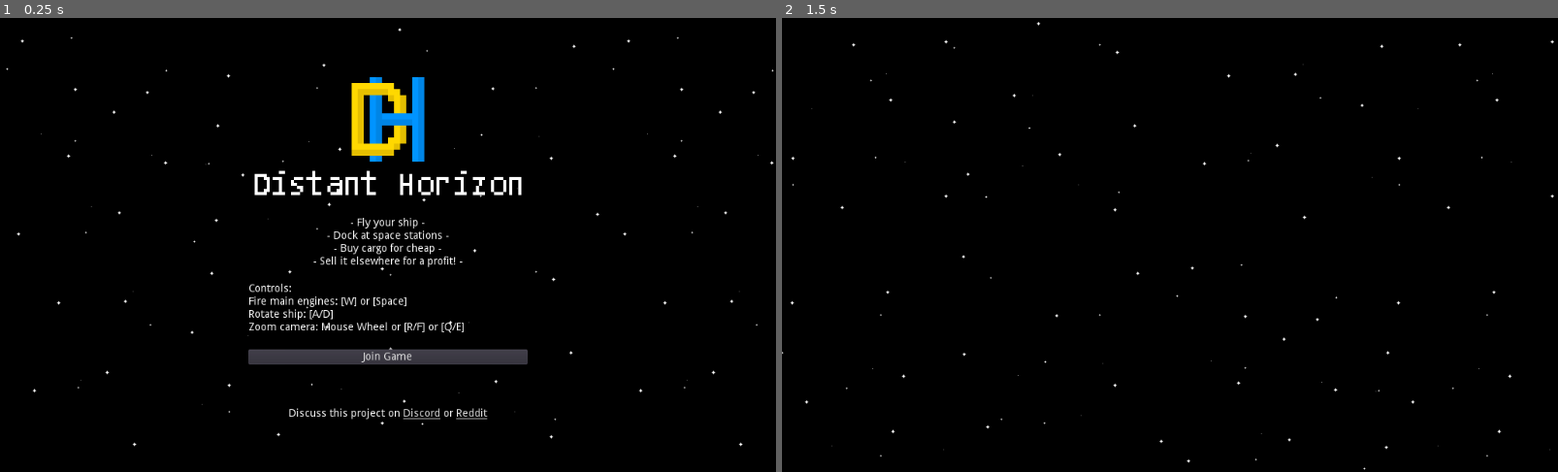
Above: before the commit, frames 1-2 (left to right).
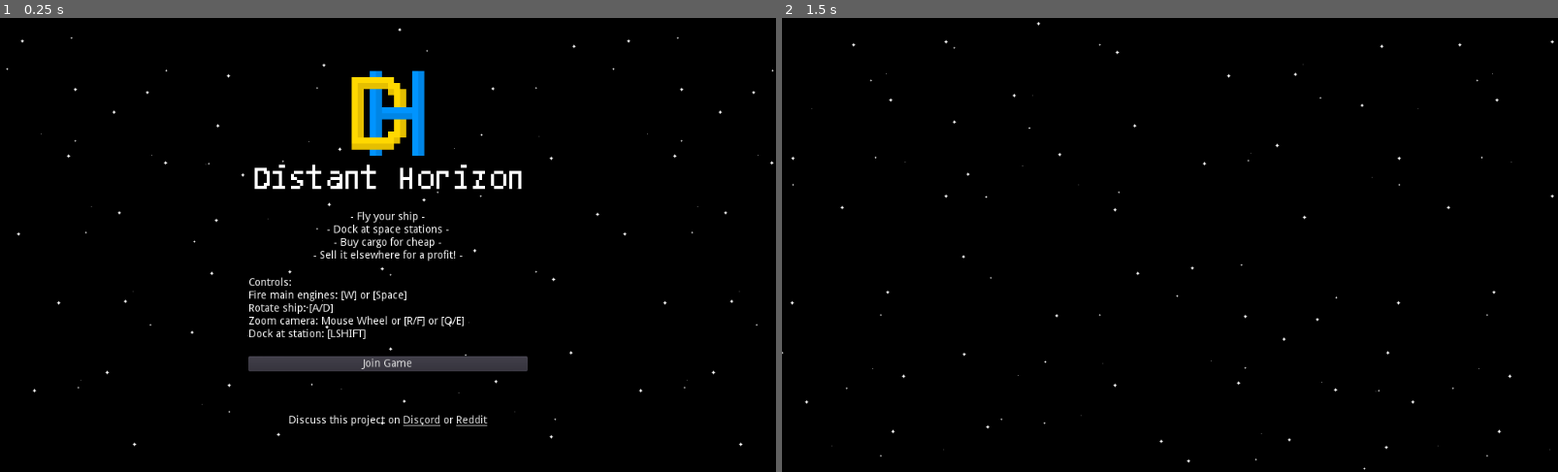
Above: after the commit, the same moments.

Repository: Dibujaron/DistantHorizonClient
Game: Godot game, scene res://WelcomeScene.tscn
The game is run twice, just before and just after one commit, with the same random seed, the same clock (stepped at 60 frames per second) and the same inputs.
Inputs (mouse positions are in pixels of both pictures, inside the frame that each line leads up to):
- Up to frame 1 (0.25 s): no input
- Up to frame 2 (1.5 s): tap Enter at 0.5 s; move the mouse to (1340, 222) at 0.52 s; click (1340, 222) at 0.67 s; click "Join Game" at 1.25 s

The runs differ from the first frame. In frame 1, 5.3% of the frame differs, in the area x 32-68%, y 11-90%; in frame 2, nothing differs.

Commit message:
Added docking instructions to welcome screen

Diff:
--- a/WelcomeScreen.tscn
+++ b/WelcomeScreen.tscn
@@ -13,7 +13,7 @@
 
 [node name="VBoxContainer" type="VBoxContainer" parent="."]
 margin_right = 368.0
-margin_bottom = 460.0
+margin_bottom = 477.0
 
 [node name="HBoxContainer" type="HBoxContainer" parent="VBoxContainer"]
 margin_right = 368.0
@@ -53,49 +53,50 @@
 [node name="Controls" type="Label" parent="VBoxContainer"]
 margin_top = 281.0
 margin_right = 368.0
-margin_bottom = 346.0
+margin_bottom = 363.0
 text = "Controls:
 Fire main engines: [W] or [Space]
 Rotate ship: [A/D]
-Zoom camera: Mouse Wheel or [R/F] or [Q/E]"
+Zoom camera: Mouse Wheel or [R/F] or [Q/E]
+Dock at station: [LSHIFT]"
 
 [node name="Spacer3" type="Label" parent="VBoxContainer"]
-margin_top = 350.0
+margin_top = 367.0
 margin_right = 368.0
-margin_bottom = 364.0
+margin_bottom = 381.0
 align = 1
 
 [node name="JoinButton" type="Button" parent="VBoxContainer"]
-margin_top = 368.0
+margin_top = 385.0
 margin_right = 368.0
-margin_bottom = 388.0
+margin_bottom = 405.0
 text = "Join Game"
 __meta__ = {
 "_edit_use_anchors_": false
 }
 
 [node name="Spacer4" type="Label" parent="VBoxContainer"]
-margin_top = 392.0
+margin_top = 409.0
 margin_right = 368.0
-margin_bottom = 406.0
+margin_bottom = 423.0
 align = 1
 
 [node name="Spacer6" type="Label" parent="VBoxContainer"]
-margin_top = 410.0
+margin_top = 427.0
 margin_right = 368.0
-margin_bottom = 424.0
+margin_bottom = 441.0
 align = 1
 
 [node name="Spacer5" type="Label" parent="VBoxContainer"]
-margin_top = 428.0
+margin_top = 445.0
 margin_right = 368.0
-margin_bottom = 442.0
+margin_bottom = 459.0
 align = 1
 
 [node name="CommunityButtons" type="HBoxContainer" parent="VBoxContainer"]
-margin_top = 446.0
+margin_top = 463.0
 margin_right = 368.0
-margin_bottom = 460.0
+margin_bottom = 477.0
 alignment = 1
 
 [node name="Discuss this project on" type="Label" parent="VBoxContainer/CommunityButtons"]
Not shown, changed: Distant-Horizon.pck
Not shown, changed: html/Distant-Horizon.pck
